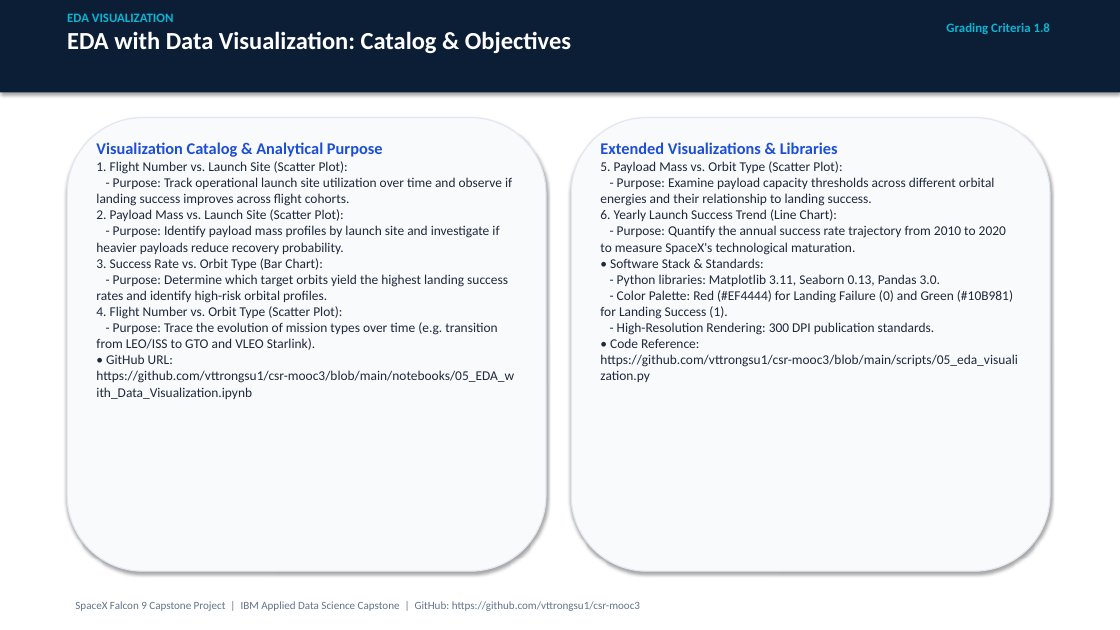
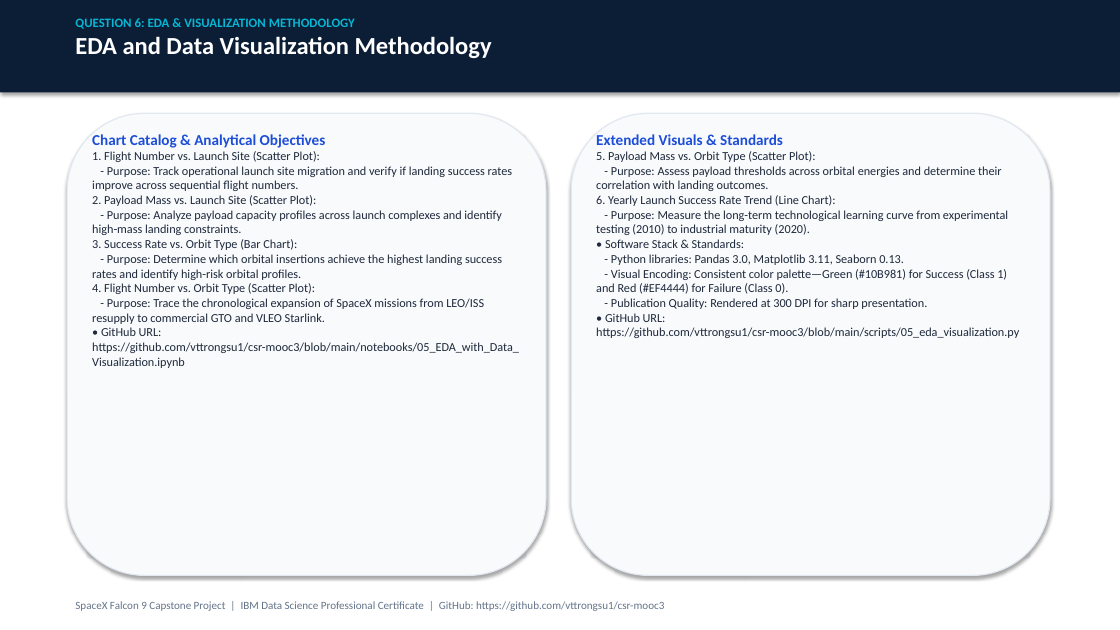
Before and after one commit to vttrongsu1/csr-mooc3, a slide deck: slide 5 of Data Science Capstone Project Report.pptx (slide 7 before the commit). Drawn at 1120x630 pixels with LibreOffice and Linux fonts; fonts in the diff are those of the drawing. Boxes give left, top, right and bottom in pixels: in the first picture for what was removed or moved away, otherwise in the second. Text is boxed around its words. In the diff, an @@ line names an element or a change of style, - is before the commit and + after.

Commit message:
Update to 12-slide layout strictly mapped to Coursera evaluation questions 1-15

```diff
--- a/Data Science Capstone Project Report.pptx
+++ b/Data Science Capstone Project Report.pptx
@@ text at [75,18,492,58]: text changed; size 21 to 11 pt; text colour #FFFFFF to #06B6D4 @@
-EDA VISUALIZATION
-EDA with Data Visualization: Catalog & Objectives
+QUESTION 6: EDA & VISUALIZATION METHODOLOGY
+EDA and Data Visualization Methodology
@@ text removed at [946,23,1050,34] @@
-Grading Criteria 1.8
@@ rounded rectangle: place and size @@
-rounded rectangle at [67,118,546,571]
+rounded rectangle at [67,113,546,576]
@@ rounded rectangle: place and size @@
-rounded rectangle at [571,118,1050,571]
+rounded rectangle at [571,113,1050,576]
@@ text "Chart Catalog & Analytical Objectives": place and size @@
-text "Chart Catalog & Analytical Objectives" at [96,142,514,399]
+text "Chart Catalog & Analytical Objectives" at [92,134,519,368]
@@ text at [92,134,326,148]: text changed; size 14 to 13 pt @@
-Visualization Catalog & Analytical Purpose
+Chart Catalog & Analytical Objectives
@@ text "Extended Visuals & Standards": place and size @@
-text "Extended Visuals & Standards" at [600,142,1018,382]
+text "Extended Visuals & Standards" at [596,134,1019,338]
@@ text at [596,134,783,145]: text changed; size 14 to 13 pt @@
-Extended Visualizations & Libraries
+Extended Visuals & Standards
@@ text at [92,166,512,191]: text changed; size 11.5 to 10.5 pt @@
-- Purpose: Track operational launch site utilization over time and observe if landing success improves across flight cohorts.
+- Purpose: Track operational launch site migration and verify if landing success rates improve across sequential flight numbers.
@@ text at [92,151,519,368]: size 11.5 to 10.5 pt in "1. Flight Number vs. Launch Site (Scatter ...", "2. Payload Mass vs. Launch Site (Scatter ...", "3. Success Rate vs. Orbit Type (Bar ...", "4. Flight Number vs. Orbit Type (Scatter ..." and 1 more places @@
@@ text at [596,166,1008,235]: text changed; size 11.5 to 10.5 pt @@
-- Purpose: Examine payload capacity thresholds across different orbital energies and their relationship to landing success.
-6. Yearly Launch Success Trend (Line Chart):
-- Purpose: Quantify the annual success rate trajectory from 2010 to 2020 to measure SpaceX's technological maturation.
+- Purpose: Assess payload thresholds across orbital energies and determine their correlation with landing outcomes.
+6. Yearly Launch Success Rate Trend (Line Chart):
+- Purpose: Measure the long-term technological learning curve from experimental testing (2010) to industrial maturity (2020).
@@ text at [596,151,816,248]: size 11.5 to 10.5 pt in "5. Payload Mass vs. Orbit Type (Scatter ...", "• Software Stack & Standards:" @@
@@ text at [92,210,502,235]: text changed; size 11.5 to 10.5 pt @@
-- Purpose: Identify payload mass profiles by launch site and investigate if heavier payloads reduce recovery probability.
+- Purpose: Analyze payload capacity profiles across launch complexes and identify high-mass landing constraints.
@@ text at [92,254,502,280]: text changed; size 11.5 to 10.5 pt @@
-- Purpose: Determine which target orbits yield the highest landing success rates and identify high-risk orbital profiles.
+- Purpose: Determine which orbital insertions achieve the highest landing success rates and identify high-risk orbital profiles.
@@ text at [596,254,1019,338]: text changed; size 11.5 to 10.5 pt @@
-- Python libraries: Matplotlib 3.11, Seaborn 0.13, Pandas 3.0.
-- Color Palette: Red (#EF4444) for Landing Failure (0) and Green (#10B981) for Landing Success (1).
-- High-Resolution Rendering: 300 DPI publication standards.
-• Code Reference: https://github.com/vttrongsu1/csr-mooc3/blob/main/scripts/05_eda_visualization.py
+- Python libraries: Pandas 3.0, Matplotlib 3.11, Seaborn 0.13.
+- Visual Encoding: Consistent color palette—Green (#10B981) for Success (Class 1) and Red (#EF4444) for Failure (Class 0).
+- Publication Quality: Rendered at 300 DPI for sharp presentation.
+• GitHub URL: https://github.com/vttrongsu1/csr-mooc3/blob/main/scripts/05_eda_visualization.py
@@ text at [92,298,484,324]: text changed; size 11.5 to 10.5 pt @@
-- Purpose: Trace the evolution of mission types over time (e.g. transition from LEO/ISS to GTO and VLEO Starlink).
+- Purpose: Trace the chronological expansion of SpaceX missions from LEO/ISS resupply to commercial GTO and VLEO Starlink.
@@ text at [75,601,664,611]: text changed @@
-SpaceX Falcon 9 Capstone Project | IBM Applied Data Science Capstone | GitHub: https://github.com/vttrongsu1/csr-mooc3
+SpaceX Falcon 9 Capstone Project | IBM Data Science Professional Certificate | GitHub: https://github.com/vttrongsu1/csr-mooc3
```
Also in this commit, not shown: 8 other slides changed, 3 slides added, 12 slides removed, 4 other files.
